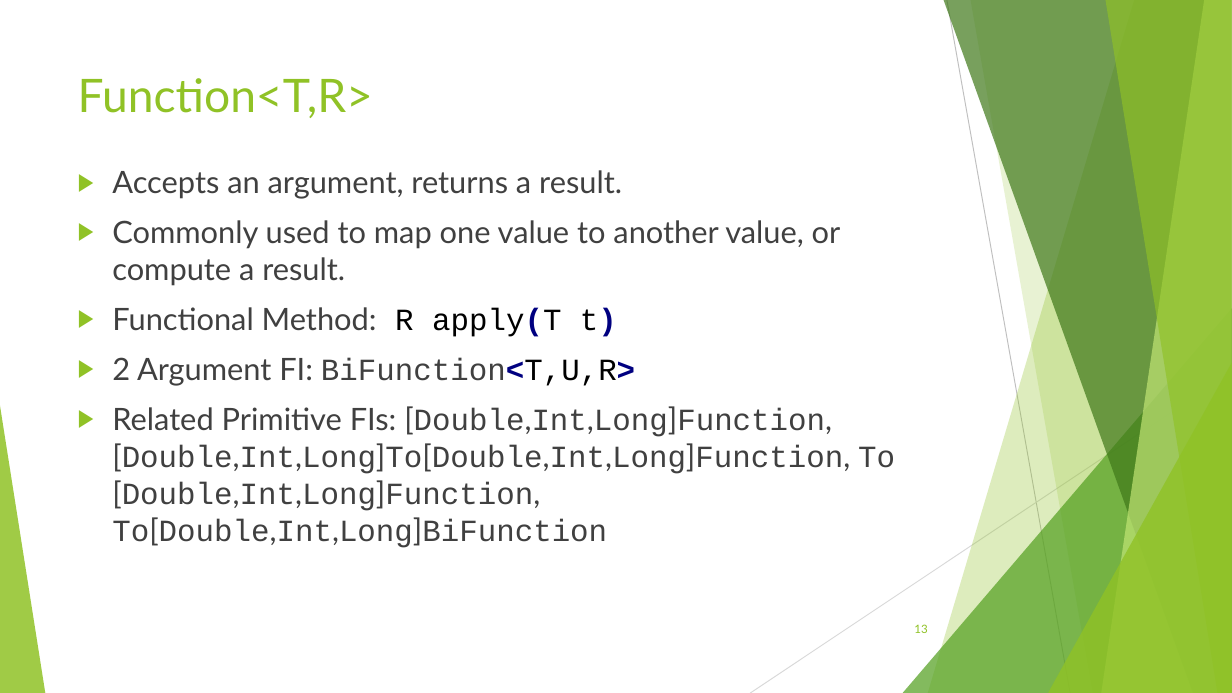
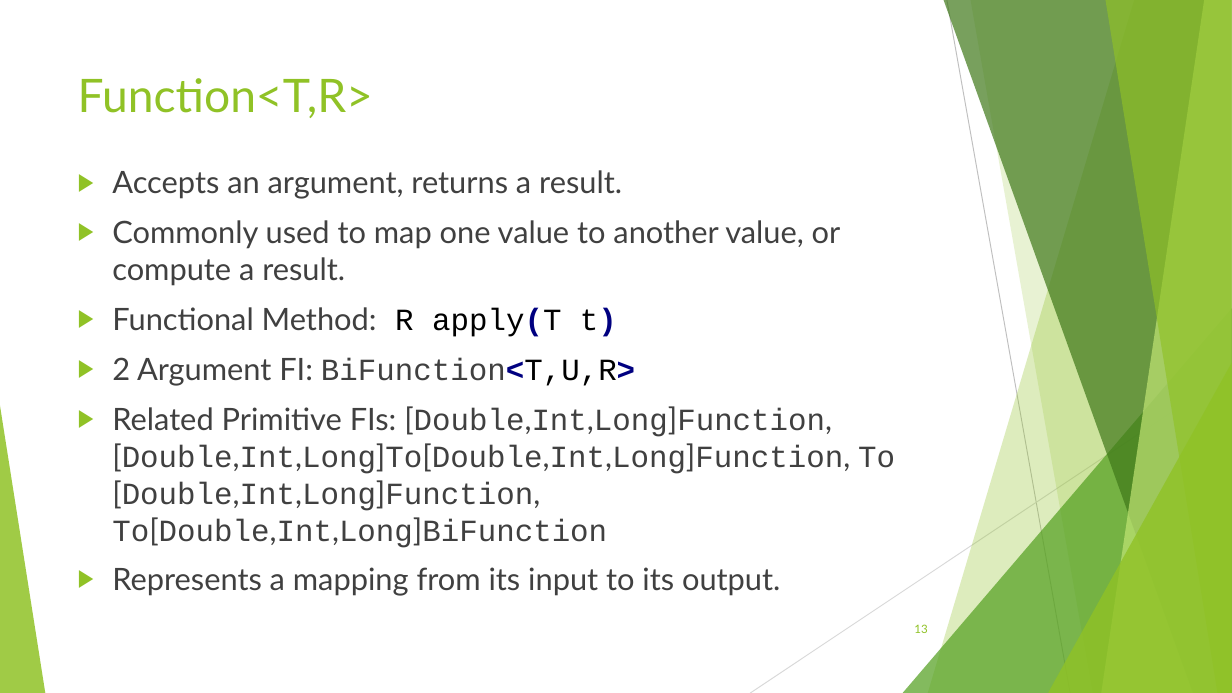
Before and after one commit to RichardRoda/2017-CodePaLOUsa-Lambda, a slide deck: slide 13 of Learning to Love the Lambda in the Stream.pptx. Drawn at 1232x693 pixels with LibreOffice and Linux fonts; fonts in the diff are those of the drawing. Boxes give left, top, right and bottom in pixels: in the first picture for what was removed or moved away, otherwise in the second. Text is boxed around its words. In the diff, an @@ line names an element or a change of style, - is before the commit and + after.

```diff
--- a/Learning to Love the Lambda in the Stream.pptx
+++ b/Learning to Love the Lambda in the Stream.pptx
@@ text at (112, 567, 780, 596): paragraph added @@
+▶ Represents a mapping from its input to its output.
```
Also in this commit, not shown: 14 other slides changed, 1 other file.
